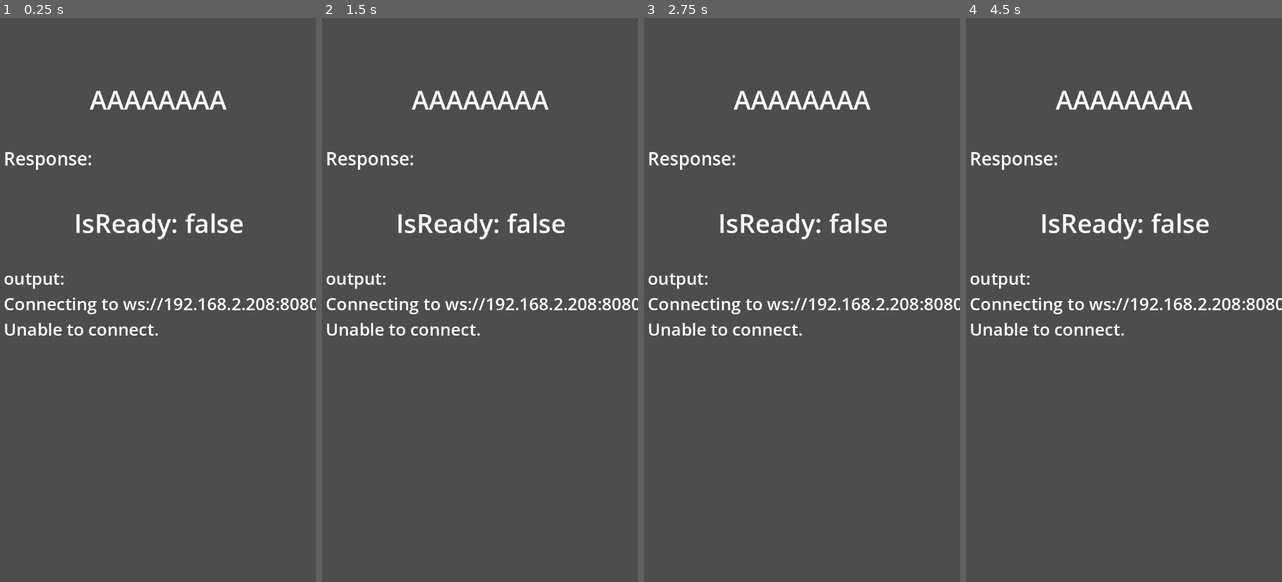
Above: before the commit, frames 1-4 (left to right).
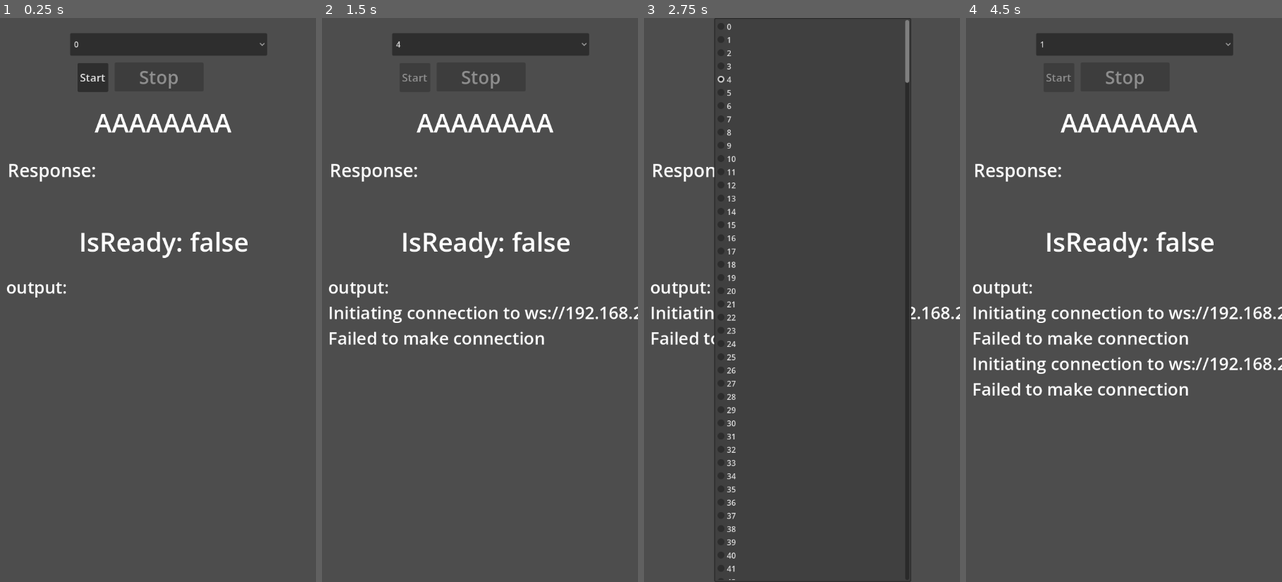
Above: after the commit, the same moments.

Repository: TechHog8984/netmouse-client
Game: Godot game, scene res://node_2d.tscn
The game is run twice, just before and just after one commit, with the same random seed, the same clock (stepped at 60 frames per second) and the same inputs.
Inputs (mouse positions are in pixels of both pictures, inside the frame that each line leads up to):
- Up to frame 1 (0.25 s): no input
- Up to frame 2 (1.5 s): click (489, 46) at 0.5 s, where only the run after the commit has a clickable "0"; click (413, 80) at 1.25 s, where only the run after the commit has a clickable "Start"
- Up to frame 3 (2.75 s): click (811, 46) at 2 s, where only the run after the commit has a clickable "4"
- Up to frame 4 (4.5 s): click (1133, 46) at 2.75 s, where only the run after the commit has a clickable "4"; click (1133, 46) at 3.5 s, where only the run after the commit has a clickable "1"; click (1133, 46) at 4.25 s, where only the run after the commit has a clickable "1"

The runs differ from the first frame. In frame 1, 8.1% of the frame differs, in the area x 1-100%, y 2-57%; in frame 2, 9.1%; in frame 3, 7.7%; in frame 4, 11%, in the area x 1-100%, y 2-67%.

Commit message:
add ip dropdown, start button, and start button; change port

Diff:
--- /dev/null
+++ b/ip_dropdown.gd
@@ -0,0 +1,12 @@
+extends OptionButton
+
+
+# Called when the node enters the scene tree for the first time.
+func _ready() -> void:
+    for i in range(400):
+        add_item(str(i))
+
+
+# Called every frame. 'delta' is the elapsed time since the previous frame.
+func _process(delta: float) -> void:
+    pass
--- a/node_2d.gd
+++ b/node_2d.gd
@@ -3,20 +3,44 @@
 func logstr(message: String) -> void:
     $OutputLabel.text += message + '\n'
 
-@export var websocket_url = "ws://192.168.2.208:8080"
+var websocket_url = "ws://192.168.2.0:22322"
 var socket = WebSocketPeer.new()
 
 
 func _ready():
-    logstr("Connecting to %s..." % websocket_url)
+    $StopButton.disabled = true
+    $IpDropdown.item_selected.connect(_on_ip_select)
+    $StopButton.pressed.connect(stop)
+    $StartButton.pressed.connect(_on_start_button)
+
+var has_connected = false
+var has_initialized = false
+
+func start():
+    logstr("Initiating connection to %s" % websocket_url)
+    $StartButton.disabled = true
     var err = socket.connect_to_url(websocket_url)
     if err == OK:
-        logstr("Connection attempt successful.")
+        has_connected = true
     else:
-        logstr("Unable to connect.")
-        set_process(false)
+        logstr("Failed to make connection")
 
-var has_initialized = false
+func _on_start_button():
+    $StartButton.disabled = true
+    start()
+
+func _on_ip_select(num):
+    stop()
+    websocket_url = "ws://192.168.2.%d:22322" % num
+    start()
+
+func stop():
+    if has_connected:
+        socket.close()
+    has_connected = false
+    has_initialized = false
+    $StopButton.disabled = true
+    $StartButton.disabled = false
 
 var last_event_time = Time.get_ticks_msec()
 var queue: Array[int] = []
@@ -24,87 +48,93 @@
 var last_reconnect_time = last_event_time
 
 func _process(_delta):
-    socket.poll()
+    if has_connected:
+        socket.poll()
 
-    var state = socket.get_ready_state()
+        var state = socket.get_ready_state()
 
-    if state == WebSocketPeer.STATE_OPEN:
-        if has_initialized:
-            var elapsed = Time.get_ticks_msec() - last_event_time
-            if (not queue.is_empty() and elapsed > 50):
-                var release12 = false
-                var press1 = false
-                var press2 = false
-                var release3 = false
-                var press3 = false
-                while not queue.is_empty():
-                    var num = queue.pop_front()
-                    if num == 0:
-                        release12 = true
-                    elif num == 1:
-                        press1 = true
-                    elif num == 2:
-                        release12 = true
-                    elif num == 3:
-                        press1 = false
-                        press2 = true
-                    elif num == 4:
-                        release3 = true
-                    elif num == 5:
-                        press1 = false
-                        press2 = false
-                        press3 = true
-                if release12:
-                    socket.send_text("click0")
-                if press1:
-                    socket.send_text("click1")
-                if press2:
-                    socket.send_text("click2")
-                if release3:
-                    socket.send_text("click3")
-                if press3:
-                    socket.send_text("click4")
-        else:
-            logstr("Connection is open.")
-            socket.send_text("screensize" + str(DisplayServer.screen_get_size()))
-        has_initialized = true
+        if state == WebSocketPeer.STATE_OPEN:
+            if has_initialized:
+                var elapsed = Time.get_ticks_msec() - last_event_time
+                if (not queue.is_empty() and elapsed > 50):
+                    var release12 = false
+                    var press1 = false
+                    var press2 = false
+                    var release3 = false
+                    var press3 = false
+                    while not queue.is_empty():
+                        var num = queue.pop_front()
+                        if num == 0:
+                            release12 = true
+                        elif num == 1:
+                            press1 = true
+                        elif num == 2:
+                            release12 = true
+                        elif num == 3:
+                            press1 = false
+                            press2 = true
+                        elif num == 4:
+                            release3 = true
+                        elif num == 5:
+                            press1 = false
+                            press2 = false
+                            press3 = true
+                    if release12:
+                        socket.send_text("click0")
+                    if press1:
+                        socket.send_text("click1")
+                    if press2:
+                        socket.send_text("click2")
+                    if release3:
+                        socket.send_text("click3")
+                    if press3:
+                        socket.send_text("click4")
+            else:
+                logstr("Connection is open.")
+                socket.send_text("screensize" + str(DisplayServer.screen_get_size()))
+                $StopButton.disabled = false
+            has_initialized = true
 
-        while socket.get_available_packet_count():
-            var packet = socket.get_packet()
-            if socket.was_string_packet():
-                var packet_text = packet.get_string_from_utf8()
-                $ResponseLabel.text = "Response: %s" % packet_text
-            else:
-                $ResponseLabel.text = "Response: [binary data with %d bytes]" % packet.size()
+            while socket.get_available_packet_count():
+                var packet = socket.get_packet()
+                if socket.was_string_packet():
+                    var packet_text = packet.get_string_from_utf8()
+                    $ResponseLabel.text = "Response: %s" % packet_text
+                else:
+                    $ResponseLabel.text = "Response: [binary data with %d bytes]" % packet.size()
 
-    elif state == WebSocketPeer.STATE_CLOSING:
-        pass
+        elif state == WebSocketPeer.STATE_CLOSING:
+            pass
 
-    elif state == WebSocketPeer.STATE_CLOSED:
-        if (has_initialized):
-            var code = socket.get_close_code()
-            logstr("WebSocket closed with code: %d. Clean: %s" % [code, code != -1])
+        elif state == WebSocketPeer.STATE_CLOSED:
+            if (has_initialized):
+                var code = socket.get_close_code()
+                logstr("WebSocket closed with code: %d. Clean: %s" % [code, code != -1])
+                $StopButton.disabled = true
+                $StartButton.disabled = true
 
-        has_initialized = false
-        var time = Time.get_ticks_msec()
-        var elapsed = (time - last_reconnect_time)
-        if (elapsed > 2000):
-            last_reconnect_time = time
-            logstr("Attempting reconnect...")
-            socket.connect_to_url(websocket_url)
+            has_initialized = false
+            var time = Time.get_ticks_msec()
+            var elapsed = (time - last_reconnect_time)
+            if (elapsed > 2000):
+                last_reconnect_time = time
+                logstr("Attempting reconnect...")
+                start()
+                $StopButton.disabled = false
 
 func _unhandled_input(event):
-    if event is InputEventScreenDrag:
-        var velocity = event.velocity
-        socket.send_text("move" + str(velocity.x) + "," + str(velocity.y))
-    elif event is InputEventScreenTouch:
-        if event.canceled:
-            return
-        if event.index < 1:
-            return
+    if has_initialized:
+        if event is InputEventScreenDrag:
+            var velocity = event.velocity
+            socket.send_text("move" + str(velocity.x) + "," + str(velocity.y))
+        elif event is InputEventScreenTouch:
+            if event.canceled:
+                return
+            if event.index < 1:
+                return
 
-        last_event_time = Time.get_ticks_msec()
+            last_event_time = Time.get_ticks_msec()
 
-        var num = 1 if event.pressed else 0
-        num += (event.index - 1) * 2
-        queue.push_back(num)
+            var num = 1 if event.pressed else 0
+            num += (event.index - 1) * 2
+            queue.push_back(num)
--- a/node_2d.tscn
+++ b/node_2d.tscn
@@ -1,6 +1,7 @@
 [gd_scene format=3 uid="uid://m2qs8eh03fyy"]
 
 [ext_resource type="Script" uid="uid://cbn76jqom0v5e" path="res://node_2d.gd" id="1_0e48y"]
+[ext_resource type="Script" uid="uid://cfx3ujtvvmvie" path="res://ip_dropdown.gd" id="2_0e48y"]
 
 [sub_resource type="LabelSettings" id="LabelSettings_wtcfe"]
 font_size = 53
@@ -15,39 +16,61 @@
 script = ExtResource("1_0e48y")
 
 [node name="VelocityLabel" type="Label" parent="." unique_id=1748754736]
-offset_left = 7.0
-offset_top = 92.0
-offset_right = 644.0
-offset_bottom = 242.0
+offset_left = 17.0
+offset_top = 177.0
+offset_right = 654.0
+offset_bottom = 250.0
 text = "AAAAAAAA"
 label_settings = SubResource("LabelSettings_wtcfe")
 horizontal_alignment = 1
 vertical_alignment = 1
 
 [node name="ResponseLabel" type="Label" parent="." unique_id=1944527897]
-offset_left = 9.0
-offset_top = 212.0
-offset_right = 646.0
-offset_bottom = 362.0
+offset_left = 17.0
+offset_top = 285.0
+offset_right = 654.0
+offset_bottom = 414.0
 text = "Response: "
 label_settings = SubResource("LabelSettings_0e48y")
-vertical_alignment = 1
 
 [node name="IsReadyLabel" type="Label" parent="." unique_id=88714583]
-offset_left = 9.0
-offset_top = 344.0
-offset_right = 646.0
-offset_bottom = 494.0
+offset_left = 19.0
+offset_top = 414.0
+offset_right = 656.0
+offset_bottom = 499.0
 text = "IsReady: false"
 label_settings = SubResource("LabelSettings_wtcfe")
 horizontal_alignment = 1
 vertical_alignment = 1
 
 [node name="OutputLabel" type="Label" parent="." unique_id=1145395659]
-offset_left = 9.0
-offset_top = 507.0
-offset_right = 646.0
-offset_bottom = 1137.0
+offset_left = 14.0
+offset_top = 525.0
+offset_right = 651.0
+offset_bottom = 1139.0
 text = "output:
 "
 label_settings = SubResource("LabelSettings_epypp")
+
+[node name="IpDropdown" type="OptionButton" parent="." unique_id=713664410]
+offset_left = 145.0
+offset_top = 31.0
+offset_right = 548.0
+offset_bottom = 77.0
+script = ExtResource("2_0e48y")
+
+[node name="StopButton" type="Button" parent="." unique_id=1074006984]
+offset_left = 236.0
+offset_top = 91.0
+offset_right = 418.0
+offset_bottom = 150.0
+theme_override_font_sizes/font_size = 37
+text = "Stop"
+
+[node name="StartButton" type="Button" parent="." unique_id=912868365]
+offset_left = 160.0
+offset_top = 92.0
+offset_right = 223.0
+offset_bottom = 151.0
+theme_override_font_sizes/font_size = 22
+text = "Start"
Not shown, added: ip_dropdown.gd.uid
